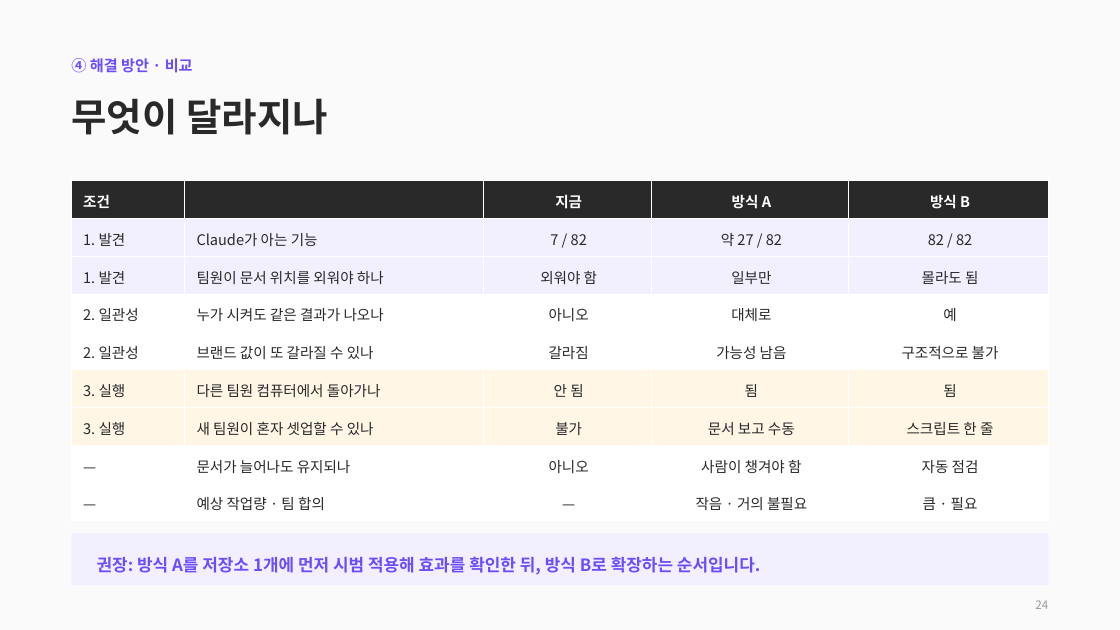
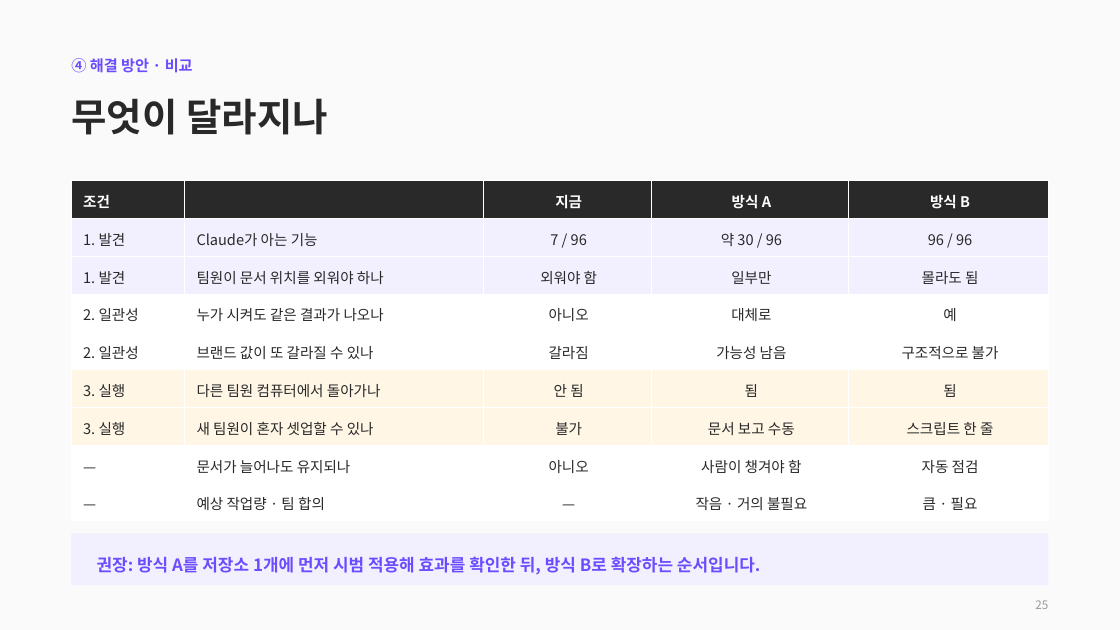
Before and after one commit to CdBd-in/design, a slide deck: slide 25 of CdBd 문서 체계 진단 및 개편 제안.pptx (slide 24 before the commit). Drawn at 1120x630 pixels with LibreOffice and Linux fonts; fonts in the diff are those of the drawing. Boxes give left, top, right and bottom in pixels: in the first picture for what was removed or moved away, otherwise in the second. Text is boxed around its words. In the diff, an @@ line names an element or a change of style, - is before the commit and + after.

```diff
--- a/CdBd 문서 체계 진단 및 개편 제안.pptx
+++ b/CdBd 문서 체계 진단 및 개편 제안.pptx
@@ table at bbox=[71, 181, 1049, 521] @@
-row 2: 1. 발견 | Claude가 아는 기능 | 7 / 82 | 약 27 / 82 | 82 / 82
+row 2: 1. 발견 | Claude가 아는 기능 | 7 / 96 | 약 30 / 96 | 96 / 96
@@ text at bbox=[1035, 600, 1048, 609]: text changed @@
-24
+25
```
Also in this commit, not shown: 17 other slides changed, 1 slide added, 1 other file.
